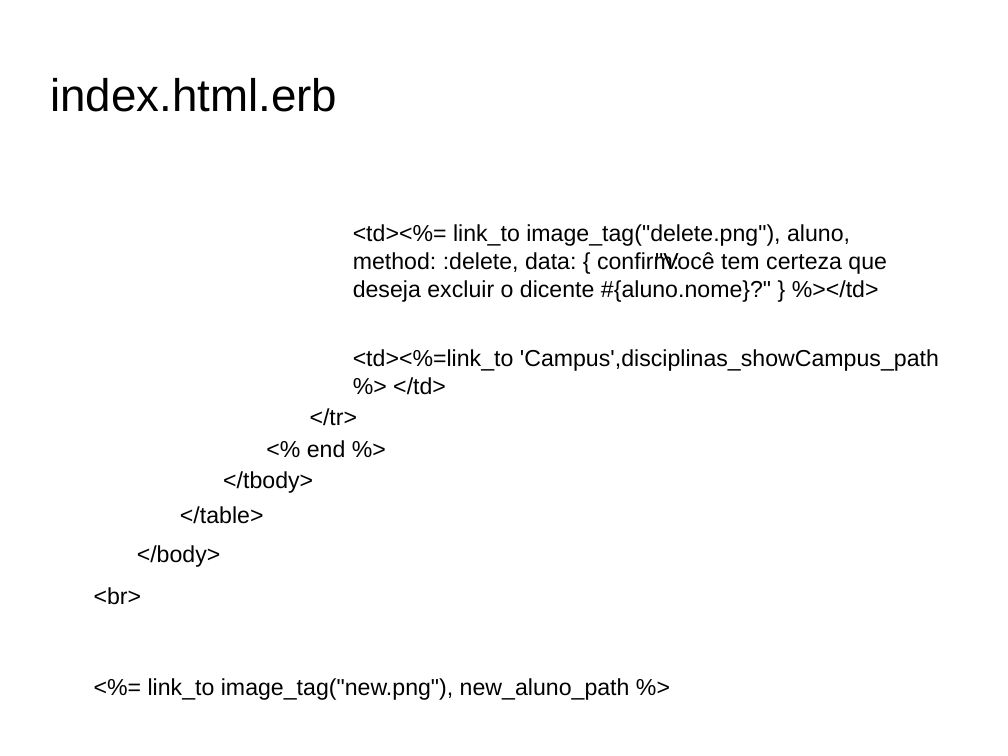
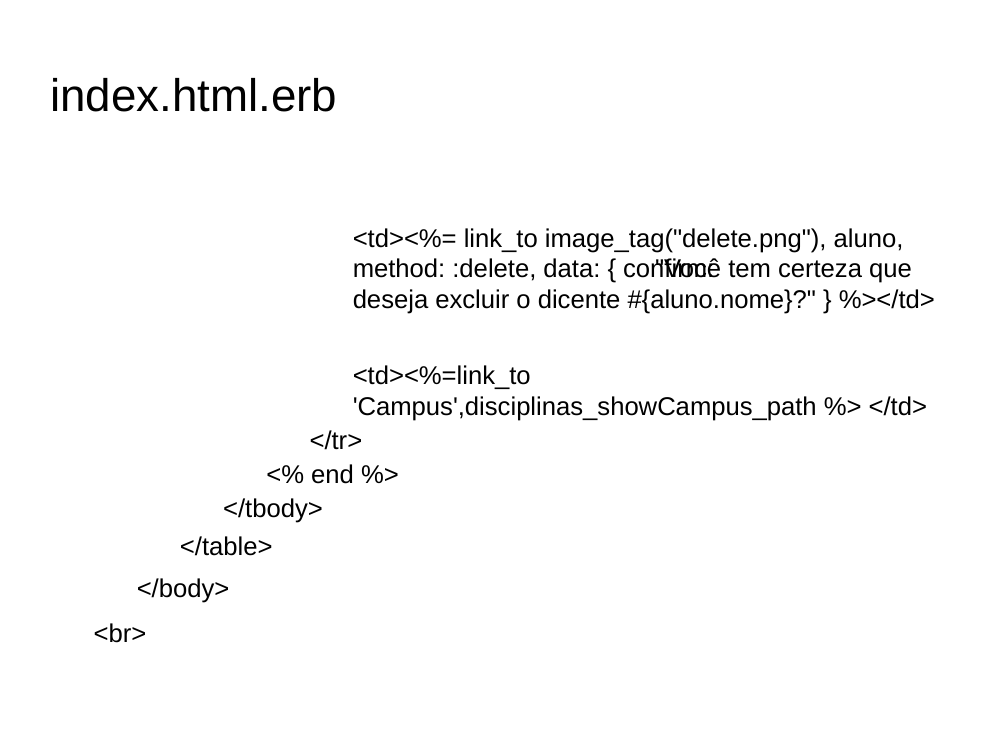
Before and after one commit to brunojus/cicmonit, a slide deck: slide 28 of Apresentacao.odp (slide 30 before the commit). Drawn at 1008x756 pixels with LibreOffice and Linux fonts; fonts in the diff are those of the drawing; background and template pictures are left out. Boxes give left, top, right and bottom in pixels: in the first picture for what was removed or moved away, otherwise in the second. Text is boxed around its words. In the diff, an @@ line names an element or a change of style, - is before the commit and + after.

```diff
--- a/Apresentacao.odp
+++ b/Apresentacao.odp
@@ text "<td><%= link_to image_tag("delete.png"), aluno, method: ..." at (137, 228, 935, 603): size 18.2 to 20.1 pt @@
@@ text at (148, 678, 630, 700): paragraph removed @@
-<%= link_to image_tag("new.png"), new_aluno_path %>
```
Also in this commit, not shown: 16 other slides changed, 2 slides removed.
